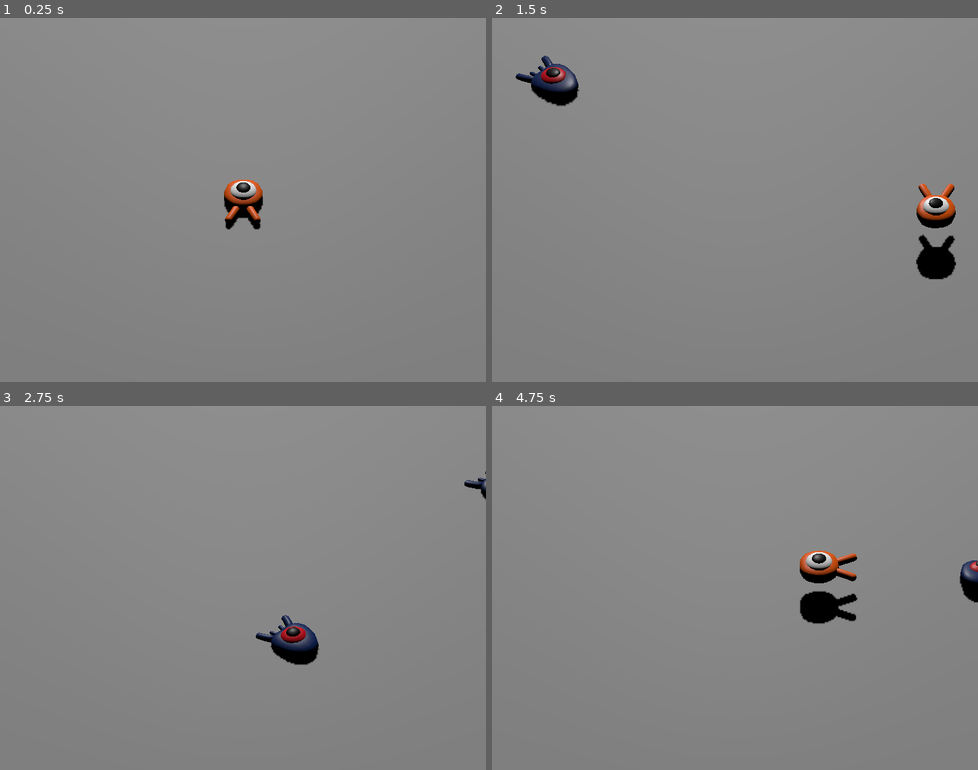
Above: before the commit, frames 1-4 (two rows, left to right).
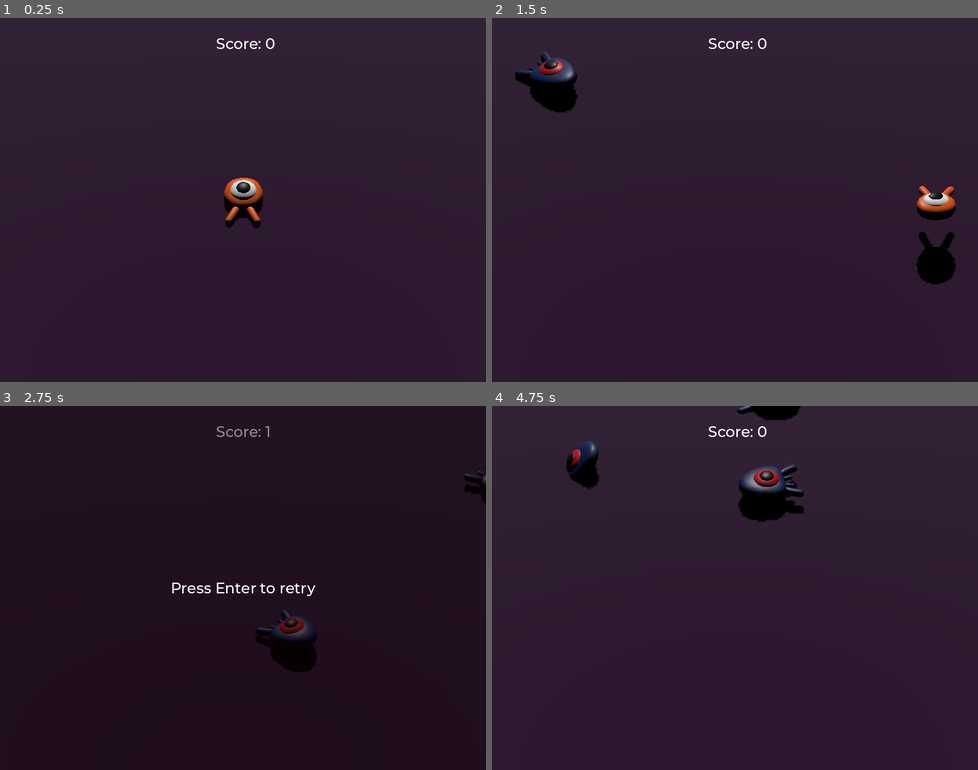
Above: after the commit, the same moments.

Repository: AidanNowa/3D_godot_tutorial
Game: Godot game, scene res://main.tscn
Two runs of this game, one before a commit and one after it. Both use one fixed random seed, a clock stepped at 60 frames per second and the inputs below.
Inputs:
- Up to frame 1 (0.25 s): no input
- Up to frame 2 (1.5 s): tap Enter (ui_accept) at 0.5 s; hold Right (move_right) 0.53-1.28 s; hold Enter (ui_accept) 0.53-1.28 s; tap Space (jump) at 0.77, 0.8, 1.07, 1.35 s; hold Down (move_back) from 1.28 s (still down)
- Up to frame 3 (2.75 s): tap Space (jump) at 1.52, 1.82, 2.3 s; tap Enter (ui_accept) at 1.55 s; release Down (move_back) at 2.03 s; hold Right (move_right) from 2.03 s (still down); hold Enter (ui_accept) from 2.03 s (still down)
- Up to frame 4 (4.75 s): release Right (move_right) at 2.78 s; release Enter (ui_accept) at 2.78 s; hold Up (move_forward) 2.78-3.53 s; tap Enter (ui_accept) at 2.85, 4.35 s; tap Space (jump) at 3.02, 3.32, 4.52 s; hold Space (jump) 3.53-4.28 s; hold Left (move_left) from 3.53 s (still down)

The runs differ from the first frame. In frame 1, 99% of the frame differs, in the area x 0-100%, y 0-100%; in frame 2, 99%; in frame 3, 99%; in frame 4, 100%.

Commit message:
ui, animation, and final touches

Diff:
--- /dev/null
+++ b/squash_the_creeps_start_1.1.0/ScoreLabel.gd
@@ -0,0 +1,7 @@
+extends Label
+
+var score = 0
+
+func _on_mob_squashed():
+	score += 1
+	text = "Score: %s" % score
--- a/squash_the_creeps_start_1.1.0/main.gd
+++ b/squash_the_creeps_start_1.1.0/main.gd
@@ -2,6 +2,8 @@
 
 @export var mob_scene: PackedScene
 
+func _ready():
+	$UserInterface/Retry.hide()
 
 func _on_mob_timer_timeout():
 	#create a new instance of the mob
@@ -17,3 +19,13 @@
 
 	#spawn the mob by adding it to the main scene
 	add_child(mob)
+	#connect the mob to the score label to update the score upon squashing one
+	mob.squashed.connect($UserInterface/ScoreLabel._on_mob_squashed.bind())
+
+func _on_player_hit():
+	$MobTimer.stop()
+	$UserInterface/Retry.show()
+
+func _unhandled_input(event):
+	if event.is_action_pressed("ui_accept") and $UserInterface/Retry.visible:
+		get_tree().reload_current_scene()
--- a/squash_the_creeps_start_1.1.0/main.tscn
+++ b/squash_the_creeps_start_1.1.0/main.tscn
@@ -1,14 +1,19 @@
-[gd_scene load_steps=9 format=3 uid="uid://bo4fw5fx8q0ae"]
+[gd_scene load_steps=13 format=3 uid="uid://bo4fw5fx8q0ae"]
 
 [ext_resource type="Script" path="res://main.gd" id="1_xpuld"]
 [ext_resource type="PackedScene" uid="uid://dvc5i3ob80uft" path="res://player.tscn" id="1_yxl06"]
 [ext_resource type="PackedScene" uid="uid://b41bw2wbiedi6" path="res://mob.tscn" id="2_tm81n"]
+[ext_resource type="FontFile" uid="uid://bylsi6nmwgxnw" path="res://fonts/Montserrat-Medium.ttf" id="4_35fem"]
+[ext_resource type="Script" path="res://ScoreLabel.gd" id="5_vrfv5"]
 
 [sub_resource type="BoxShape3D" id="BoxShape3D_eavbo"]
 size = Vector3(60, 2, 60)
 
 [sub_resource type="BoxMesh" id="BoxMesh_lnifh"]
 size = Vector3(60, 2, 60)
+
+[sub_resource type="StandardMaterial3D" id="StandardMaterial3D_l34yh"]
+albedo_color = Color(0.168627, 0.0156863, 0.184314, 1)
 
 [sub_resource type="StandardMaterial3D" id="StandardMaterial3D_bw2cg"]
 albedo_color = Color(0, 0, 0, 1)
@@ -22,6 +27,10 @@
 "tilts": PackedFloat32Array(0, 0, 0, 0, 0)
 }
 point_count = 5
+
+[sub_resource type="Theme" id="Theme_nlgq4"]
+default_font = ExtResource("4_35fem")
+default_font_size = 22
 
 [node name="Main" type="Node"]
 script = ExtResource("1_xpuld")
@@ -37,6 +46,7 @@
 
 [node name="MeshInstance3D" type="MeshInstance3D" parent="Ground"]
 mesh = SubResource("BoxMesh_lnifh")
+surface_material_override/0 = SubResource("StandardMaterial3D_l34yh")
 
 [node name="DirectionalLight3D" type="DirectionalLight3D" parent="."]
 transform = Transform3D(1, 0, 0, 0, -0.707107, 0.707107, 0, -0.707107, -0.707107, 0, 12, 0)
@@ -75,10 +85,58 @@
 curve = SubResource("Curve3D_k2u22")
 
 [node name="SpawnLocation" type="PathFollow3D" parent="SpawnPath"]
-transform = Transform3D(0.00404853, 0, -0.999992, 0, 1, 0, 0.999992, 0, 0.00404853, -14.0301, 0, -15.0484)
+transform = Transform3D(0.00405044, 0, -0.999992, 0, 1, 0, 0.999992, 0, 0.00405044, -14.0301, 0, -15.0484)
 
 [node name="MobTimer" type="Timer" parent="."]
 wait_time = 0.5
 autostart = true
 
+[node name="UserInterface" type="Control" parent="."]
+layout_mode = 3
+anchors_preset = 15
+anchor_right = 1.0
+anchor_bottom = 1.0
+grow_horizontal = 2
+grow_vertical = 2
+theme = SubResource("Theme_nlgq4")
+
+[node name="ScoreLabel" type="Label" parent="UserInterface"]
+layout_mode = 1
+anchors_preset = 5
+anchor_left = 0.5
+anchor_right = 0.5
+offset_left = -40.0
+offset_top = 24.0
+offset_right = 48.0
+offset_bottom = 52.0
+grow_horizontal = 2
+theme_override_colors/font_color = Color(1, 1, 1, 1)
+text = "Score: 0"
+script = ExtResource("5_vrfv5")
+
+[node name="Retry" type="ColorRect" parent="UserInterface"]
+layout_mode = 1
+anchors_preset = 15
+anchor_right = 1.0
+anchor_bottom = 1.0
+grow_horizontal = 2
+grow_vertical = 2
+color = Color(0.0666667, 0.00784314, 0.0392157, 0.458824)
+
+[node name="Label" type="Label" parent="UserInterface/Retry"]
+layout_mode = 1
+anchors_preset = 8
+anchor_left = 0.5
+anchor_top = 0.5
+anchor_right = 0.5
+anchor_bottom = 0.5
+offset_left = -106.5
+offset_top = -14.0
+offset_right = 106.5
+offset_bottom = 14.0
+grow_horizontal = 2
+grow_vertical = 2
+text = "Press Enter to retry"
+
+[connection signal="hit" from="Player" to="." method="_on_player_hit"]
 [connection signal="timeout" from="MobTimer" to="." method="_on_mob_timer_timeout"]
--- a/squash_the_creeps_start_1.1.0/mob.gd
+++ b/squash_the_creeps_start_1.1.0/mob.gd
@@ -22,6 +22,8 @@
 	#rotate the velocity vector based on the mob's Y rotation to move in direction mob is looking
 	velocity = velocity.rotated(Vector3.UP, rotation.y)
 
+	$AnimationPlayer.speed_scale = random_speed / min_speed
+
 func _on_visible_on_screen_notifier_3d_screen_exited():
 	queue_free() #del mob when off screen
 
--- a/squash_the_creeps_start_1.1.0/mob.tscn
+++ b/squash_the_creeps_start_1.1.0/mob.tscn
@@ -1,10 +1,44 @@
-[gd_scene load_steps=4 format=3 uid="uid://b41bw2wbiedi6"]
+[gd_scene load_steps=6 format=3 uid="uid://b41bw2wbiedi6"]
 
 [ext_resource type="Script" path="res://mob.gd" id="1_2gsm4"]
 [ext_resource type="PackedScene" uid="uid://brp2jndw5tfll" path="res://art/mob.glb" id="1_mdldc"]
 
 [sub_resource type="BoxShape3D" id="BoxShape3D_a0fki"]
 size = Vector3(1.43823, 1, 1.90048)
+
+[sub_resource type="Animation" id="Animation_8lust"]
+resource_name = "float"
+length = 1.2
+loop_mode = 1
+tracks/0/type = "value"
+tracks/0/imported = false
+tracks/0/enabled = true
+tracks/0/path = NodePath("Pivot/Character:position")
+tracks/0/interp = 1
+tracks/0/loop_wrap = true
+tracks/0/keys = {
+"times": PackedFloat32Array(0.3, 0.7, 1.2),
+"transitions": PackedFloat32Array(0.420448, 2.07, 1),
+"update": 0,
+"values": [Vector3(0, 0, 0), Vector3(0, 0.65, 0), Vector3(0, 0.35, 0)]
+}
+tracks/1/type = "value"
+tracks/1/imported = false
+tracks/1/enabled = true
+tracks/1/path = NodePath("Pivot/Character:rotation")
+tracks/1/interp = 1
+tracks/1/loop_wrap = true
+tracks/1/keys = {
+"times": PackedFloat32Array(0.1, 0.5, 1.2),
+"transitions": PackedFloat32Array(0.420448, 0.435275, 1),
+"update": 0,
+"values": [Vector3(0, 0, 0), Vector3(0.139626, 0, 0), Vector3(-0.15708, 0, 0)]
+}
+
+[sub_resource type="AnimationLibrary" id="AnimationLibrary_vkbrm"]
+_data = {
+"float": SubResource("Animation_8lust")
+}
 
 [node name="Mob" type="CharacterBody3D" groups=["mob"]]
 collision_layer = 2
@@ -14,6 +48,7 @@
 [node name="Pivot" type="Node3D" parent="."]
 
 [node name="Character" parent="Pivot" instance=ExtResource("1_mdldc")]
+transform = Transform3D(1, 0, 0, 0, 0.987688, 0.156435, 0, -0.156435, 0.987688, 0, 0.35, 0)
 
 [node name="CollisionShape3D" type="CollisionShape3D" parent="."]
 transform = Transform3D(1, 0, 0, 0, 1, 0, 0, 0, 1, -0.00671387, 0.553385, -0.0581207)
@@ -23,4 +58,10 @@
 transform = Transform3D(1, 0, 0, 0, 1, 0, 0, 0, 1, 0, 0, 0.287612)
 aabb = AABB(-1.17156, -1, -1.62814, 2.34313, 2, 3.25628)
 
+[node name="AnimationPlayer" type="AnimationPlayer" parent="."]
+libraries = {
+"": SubResource("AnimationLibrary_vkbrm")
+}
+autoplay = "float"
+
 [connection signal="screen_exited" from="VisibleOnScreenNotifier3D" to="." method="_on_visible_on_screen_notifier_3d_screen_exited"]
--- /dev/null
+++ b/squash_the_creeps_start_1.1.0/music_player.tscn
@@ -0,0 +1,7 @@
+[gd_scene load_steps=2 format=3 uid="uid://b841t40grmdfr"]
+
+[ext_resource type="AudioStream" uid="uid://bdg1fgryar332" path="res://art/House In a Forest Loop.ogg" id="1_yqubh"]
+
+[node name="MusicPlayer" type="AudioStreamPlayer"]
+stream = ExtResource("1_yqubh")
+autoplay = true
--- a/squash_the_creeps_start_1.1.0/player.gd
+++ b/squash_the_creeps_start_1.1.0/player.gd
@@ -1,4 +1,7 @@
 extends CharacterBody3D
+
+#emitted when player is hit by mob
+signal hit
 
 #How fast the player moves (m/s)
 @export var speed = 14
@@ -29,6 +32,9 @@
 	if direction != Vector3.ZERO:
 		direction = direction.normalized()
 		$Pivot.basis = Basis.looking_at(direction) #affects the roration of the node
+		$AnimationPlayer.speed_scale = 2
+	else:
+		$AnimationPlayer.speed_scale = 1
 
 	#ground velocity
 	target_velocity.x = direction.x * speed
@@ -66,5 +72,13 @@
 				target_velocity.y = bounce_impluse
 				break # prevent further duplicates
 
+	move_and_slide() #part of characterbody3d class, moves char smoothly
+	#make the char arc when jumping
+	$Pivot.rotation.x = PI / 6 * velocity.y / jump_impluse
 
-	move_and_slide() #part of characterbody3d class, moves char smoothly
+func die():
+	hit.emit()
+	queue_free()
+
+func _on_mob_detector_body_entered(body):
+	die()
--- a/squash_the_creeps_start_1.1.0/player.tscn
+++ b/squash_the_creeps_start_1.1.0/player.tscn
@@ -6,9 +6,76 @@
 [sub_resource type="SphereShape3D" id="SphereShape3D_7pfrk"]
 radius = 0.8
 
+[sub_resource type="CylinderShape3D" id="CylinderShape3D_ee8ra"]
+height = 0.53859
+radius = 0.931988
+
+[sub_resource type="Animation" id="Animation_0ufe2"]
+resource_name = "float"
+length = 1.2
+loop_mode = 1
+tracks/0/type = "value"
+tracks/0/imported = false
+tracks/0/enabled = true
+tracks/0/path = NodePath("Pivot/Character:position")
+tracks/0/interp = 1
+tracks/0/loop_wrap = true
+tracks/0/keys = {
+"times": PackedFloat32Array(0.3, 0.7, 1.2),
+"transitions": PackedFloat32Array(0.420448, 2.07, 1),
+"update": 0,
+"values": [Vector3(0, 0, 0), Vector3(0, 0.65, 0), Vector3(0, 0.35, 0)]
+}
+tracks/1/type = "value"
+tracks/1/imported = false
+tracks/1/enabled = true
+tracks/1/path = NodePath("Pivot/Character:rotation")
+tracks/1/interp = 1
+tracks/1/loop_wrap = true
+tracks/1/keys = {
+"times": PackedFloat32Array(0.1, 0.5, 1.2),
+"transitions": PackedFloat32Array(0.420448, 0.435275, 1),
+"update": 0,
+"values": [Vector3(0, 0, 0), Vector3(0.139626, 0, 0), Vector3(-0.15708, 0, 0)]
+}
+
+[sub_resource type="Animation" id="Animation_owbi6"]
+length = 0.001
+tracks/0/type = "value"
+tracks/0/imported = false
+tracks/0/enabled = true
+tracks/0/path = NodePath("Pivot/Character:position")
+tracks/0/interp = 1
+tracks/0/loop_wrap = true
+tracks/0/keys = {
+"times": PackedFloat32Array(0),
+"transitions": PackedFloat32Array(1),
+"update": 0,
+"values": [Vector3(0, 0, 0)]
+}
+tracks/1/type = "value"
+tracks/1/imported = false
+tracks/1/enabled = true
+tracks/1/path = NodePath("Pivot/Character:rotation")
+tracks/1/interp = 1
+tracks/1/loop_wrap = true
+tracks/1/keys = {
+"times": PackedFloat32Array(0),
+"transitions": PackedFloat32Array(1),
+"update": 0,
+"values": [Vector3(0, 0, 0)]
+}
+
+[sub_resource type="AnimationLibrary" id="AnimationLibrary_5pcny"]
+_data = {
+"RESET": SubResource("Animation_owbi6"),
+"float": SubResource("Animation_0ufe2")
+}
+
 [node name="Player" type="CharacterBody3D"]
 collision_mask = 6
 script = ExtResource("1_qk4ji")
+metadata/_edit_group_ = true
 
 [node name="Pivot" type="Node3D" parent="."]
 transform = Transform3D(1, 0, 0, 0, 1, 0, 0, 0, 1, 0, 0.291627, 0)
@@ -17,5 +84,21 @@
 
 [node name="CollisionShape3D" type="CollisionShape3D" parent="."]
 transform = Transform3D(1, 0, 0, 0, 1, 0, 0, 0, 1, 0, 0.79676, 0)
-visible = false
 shape = SubResource("SphereShape3D_7pfrk")
+
+[node name="MobDetector" type="Area3D" parent="."]
+collision_layer = 0
+collision_mask = 2
+monitorable = false
+
+[node name="CollisionShape3D" type="CollisionShape3D" parent="MobDetector"]
+transform = Transform3D(1, 0, 0, 0, 1, 0, 0, 0, 1, 0, 0.561671, 0)
+shape = SubResource("CylinderShape3D_ee8ra")
+
+[node name="AnimationPlayer" type="AnimationPlayer" parent="."]
+libraries = {
+"": SubResource("AnimationLibrary_5pcny")
+}
+autoplay = "float"
+
+[connection signal="body_entered" from="MobDetector" to="." method="_on_mob_detector_body_entered"]
--- a/squash_the_creeps_start_1.1.0/project.godot
+++ b/squash_the_creeps_start_1.1.0/project.godot
@@ -14,6 +14,10 @@
 run/main_scene="res://main.tscn"
 config/features=PackedStringArray("4.2")
 config/icon="res://icon.png"
+
+[autoload]
+
+MusicPlayer="*res://music_player.tscn"
 
 [display]
 
Not shown: 1 places in squash_the_creeps_start_1.1.0/player.tscn that only renumber resources
